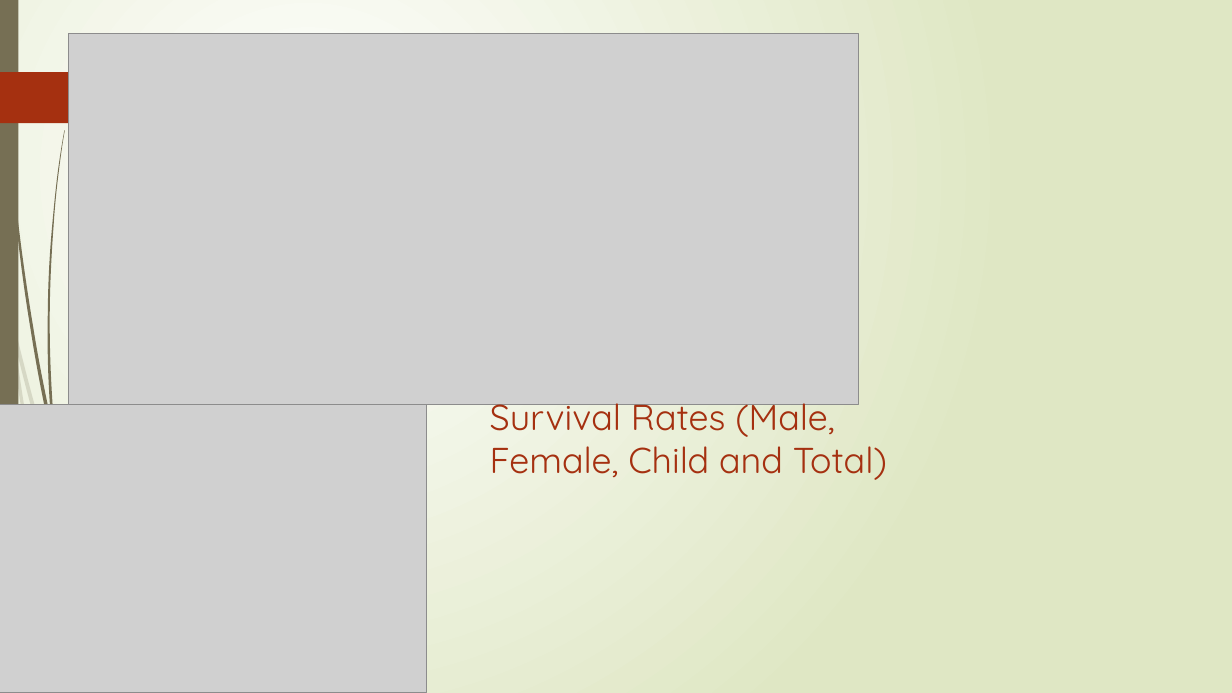
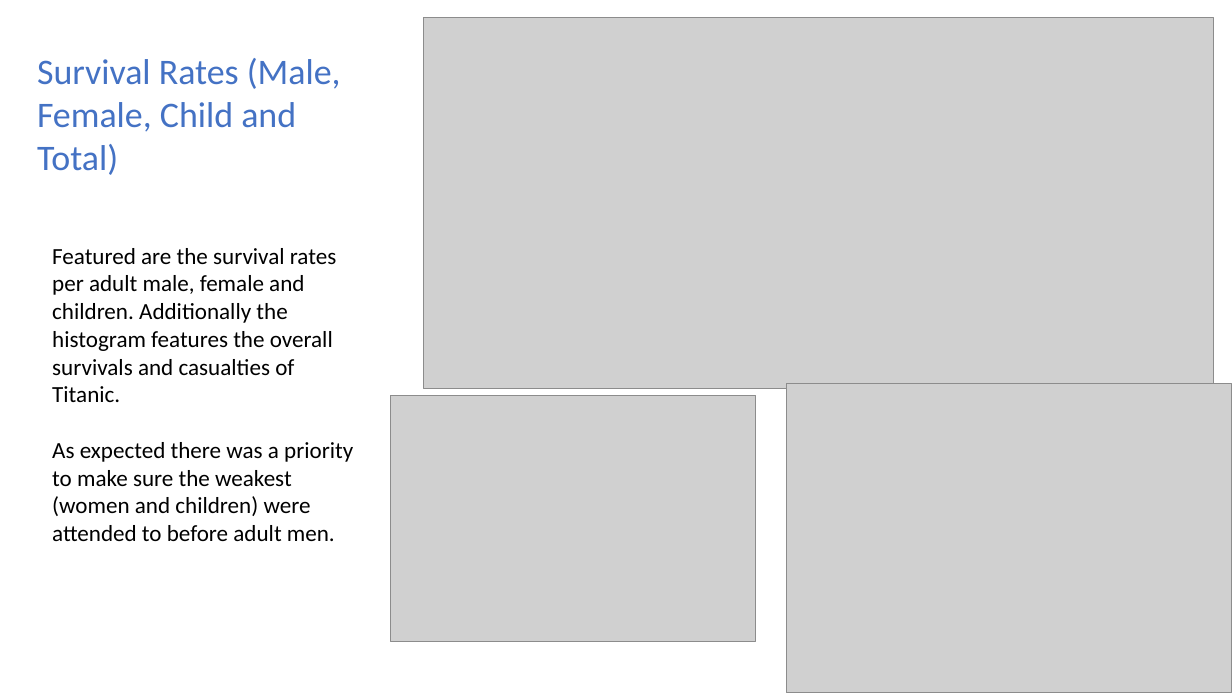
Before and after one commit to ezzanger/Supervised-Learning-Capstones, a slide deck: slide 8 of Supervised_Learning.pptx. Drawn at 1232x693 pixels with LibreOffice and Linux fonts; fonts in the diff are those of the drawing; grey boxes stand for pictures. Boxes give left, top, right and bottom in pixels: in the first picture for what was removed or moved away, otherwise in the second. Text is boxed around its words. In the diff, an @@ line names an element or a change of style, - is before the commit and + after.

```diff
--- a/Supervised_Learning.pptx
+++ b/Supervised_Learning.pptx
@@ background gradient #FFFFFF to #DFE8C4 to #FFFFFF @@
@@ rectangle removed at <box>0,0,18,693</box> @@
@@ picture: place and size @@
-picture at <box>68,33,859,405</box>
+picture at <box>424,18,1214,389</box>
@@ text "Survival Rates (Male, Female, Child ...": place and size @@
-text "Survival Rates (Male, Female, Child ..." at <box>490,403,887,480</box>
+text "Survival Rates (Male, Female, Child ..." at <box>37,58,341,175</box>
@@ text "Survival Rates (Male, Female, Child ..." at <box>37,58,341,175</box>: font Quicksand to Calibri, text colour #A53010 to #4472C4 @@
@@ freeform shape removed at <box>0,72,161,123</box> @@
@@ text added at <box>52,248,353,541</box>, 18 pt, text #000000 @@
+Featured are the survival rates per adult male, female and children. Additionally the histogram features the overall survivals and casualties of Titanic.
+As expected there was a priority to make sure the weakest (women and children) were attended to before adult men.
@@ picture added at <box>787,384,1232,693</box> @@
@@ picture: place and size @@
-picture at <box>0,405,427,693</box>
+picture at <box>391,396,756,642</box>
@@ group removed at <box>0,141,288,693</box>: 8 freeform shapes @@
@@ group removed at <box>3,0,240,693</box>: 7 freeform shapes @@
```
Also in this commit, not shown: 15 other slides changed, 4 slides added, 3 slides removed, 1 other file.
